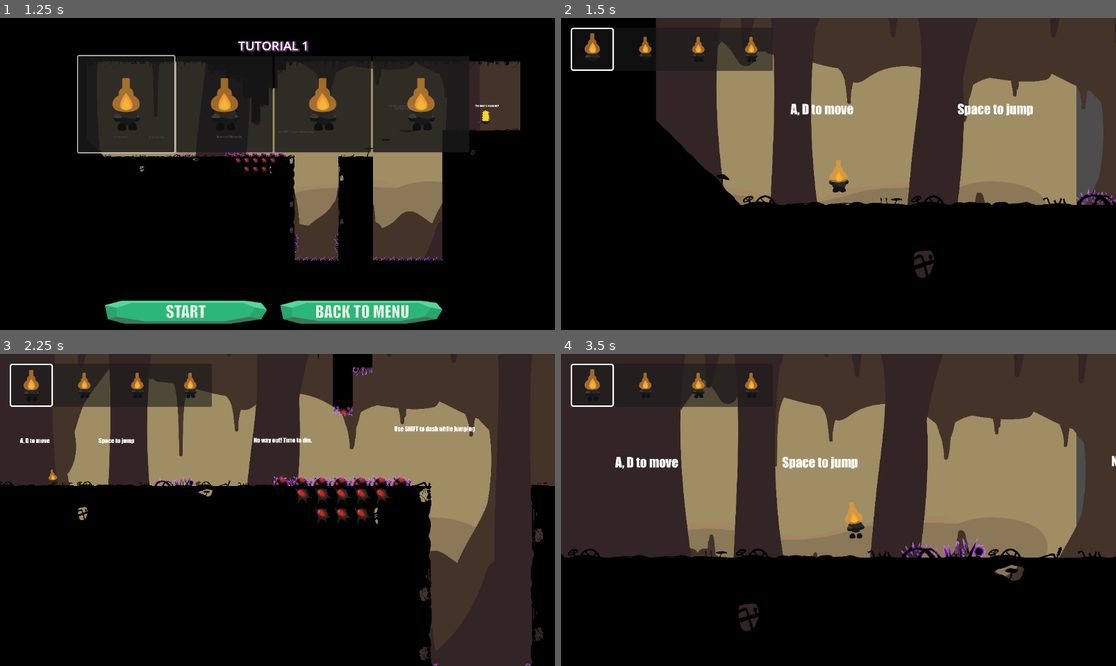
Above: before the commit, frames 1-4 (two rows, left to right).
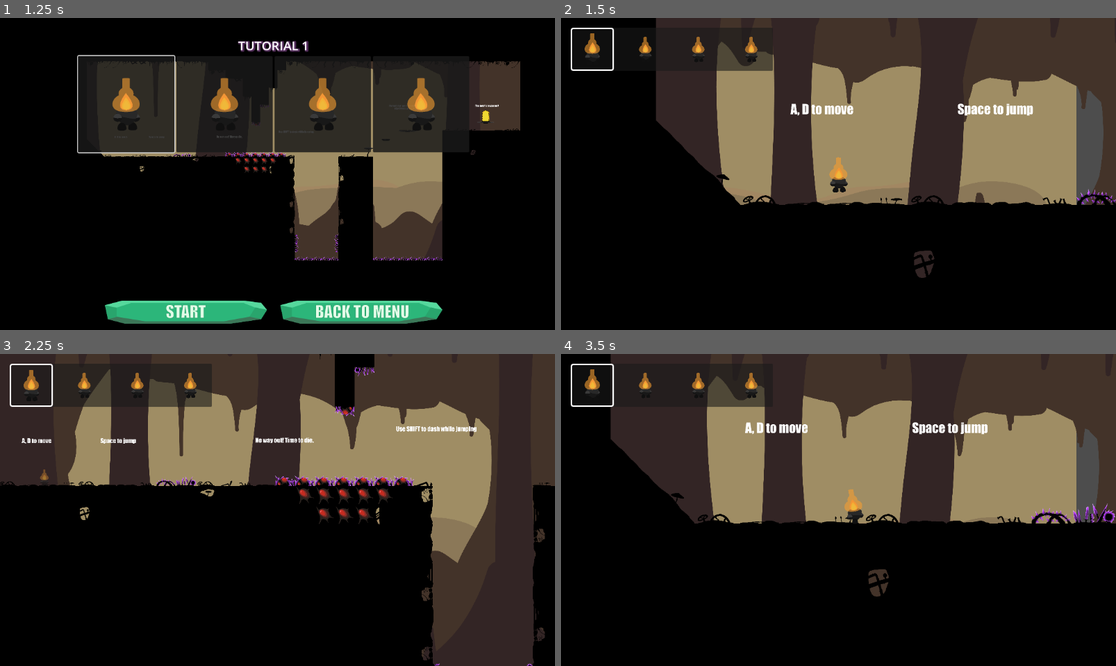
Above: after the commit, the same moments.

Repository: StarikTenger/PlatformerGame2025
Game: Godot game, scene res://scenes/UI/LevelManager.tscn
The game is run twice, just before and just after one commit, with the same random seed, the same clock (stepped at 60 frames per second) and the same inputs. Sound files missing from this copy of the repository are replaced by a short silence.
Inputs (mouse positions are in pixels of both pictures, inside the frame that each line leads up to):
- Up to frame 1 (1.25 s): click (266, 111) at 0.52 s
- Up to frame 2 (1.5 s): click (749, 311) at 1.25 s
- Up to frame 3 (2.25 s): move the mouse to (399, 494) at 2.02 s; hold D (move_right) from 2.03 s (still down); hold Z (level_overview) from 2.03 s (still down)
- Up to frame 4 (3.5 s): keep holding D (move_right); tap Space (jump) at 2.27, 3.02 s; tap Enter at 2.75 s; move the mouse to (727, 525) at 2.77 s; release Z (level_overview) at 2.78 s; tap P (special_action) at 2.85 s

Frame 1 is identical in both runs. In frame 2, 0.1% of the frame differs, in the area x 48-52%, y 44-56%; in frame 3, 3.1%; in frame 4, 29%, in the area x 0-100%, y 0-89%.

Commit message:
start freeze time

Diff:
--- a/levels/level_andrei.tscn
+++ b/levels/level_andrei.tscn
@@ -12,7 +12,7 @@
 [ext_resource type="PackedScene" uid="uid://bqeykxs2dl2yd" path="res://scenes/Projectile.tscn" id="10_c1ohg"]
 [ext_resource type="PackedScene" uid="uid://bway7vvuot8g3" path="res://scenes/Eye.tscn" id="11_2h1k4"]
 
-[node name="Level" type="Node2D"]
+[node name="Level2" type="Node2D"]
 script = ExtResource("1_cpavo")
 
 [node name="Tiles" type="TileMapLayer" parent="."]
--- a/scripts/Players/player.gd
+++ b/scripts/Players/player.gd
@@ -17,6 +17,7 @@
 
 var explosion_scene : PackedScene
 var explosion_type : Explosion.Type = Explosion.Type.FIRE
+var start_freeze_time := 1.5
 
 enum PlayerType {
 	FIRE,
@@ -159,6 +160,17 @@
 	return "This character does not leave any effect after death"
 
 func _physics_process(delta):
+	var gravity = ProjectSettings.get_setting("physics/2d/default_gravity")
+
+	# start freeze
+	if start_freeze_time > 0.0:
+		start_freeze_time -= delta
+		$Sprite2D.modulate.a = 0.8 + 0.4 * sin(start_freeze_time*10)
+		velocity.y += gravity * delta
+		move_and_slide()
+		return
+	$Sprite2D.modulate.a = 1.0
+
 	if _frozen_on_death:
 		return
 	var input_direction = 0
@@ -296,7 +308,6 @@
 				dash_time_left = dash_duration
 				can_dash = false
 
-	var gravity = ProjectSettings.get_setting("physics/2d/default_gravity")
 	time_since_last_jump += delta
 
 	if is_on_floor():
Not shown: 1 places in levels/level_andrei.tscn that only renumber resources
